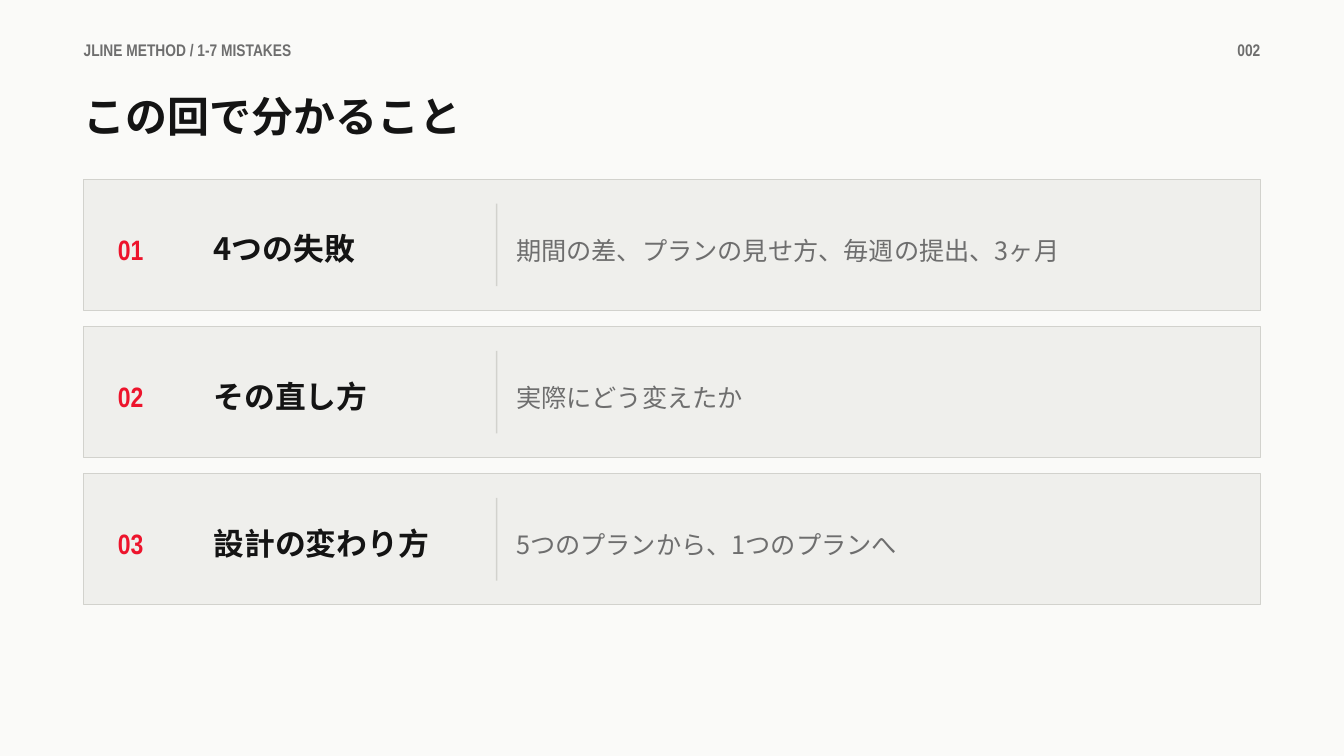
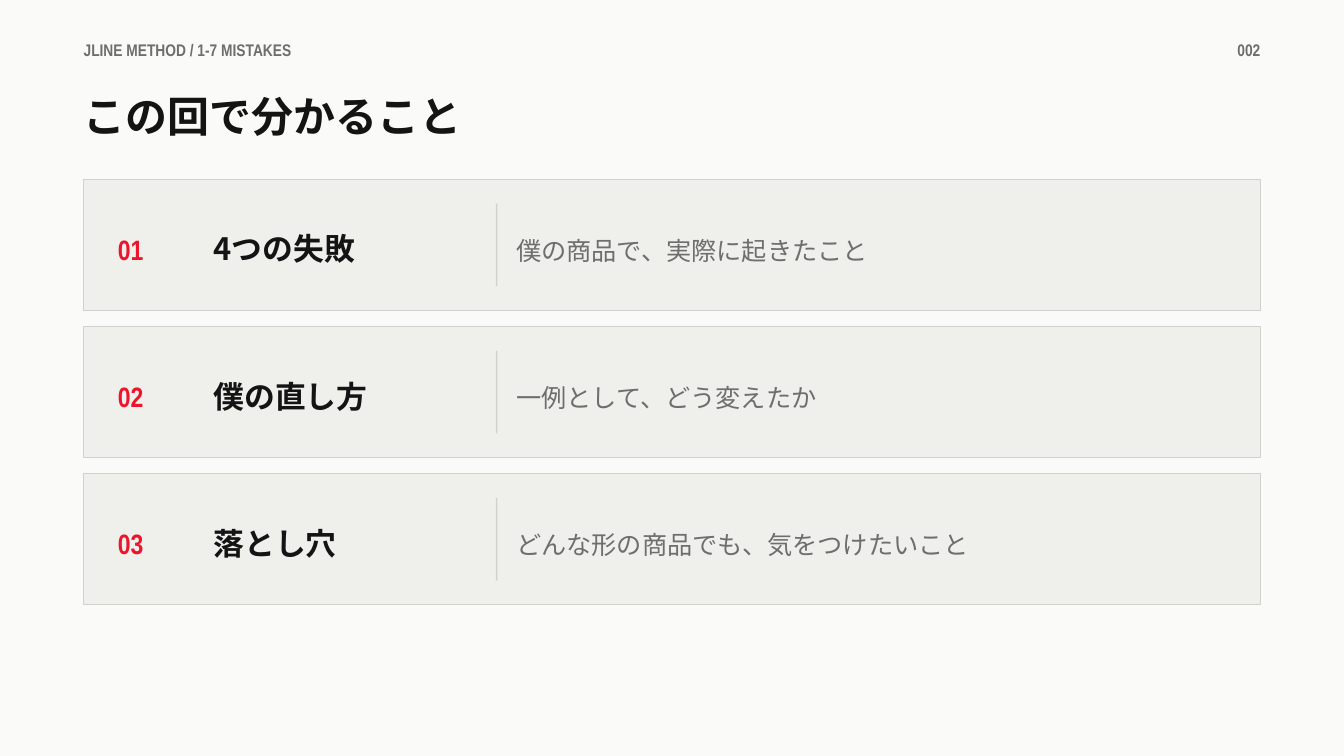
Before and after one commit to takafumisuzuki1117-sys/takafumi_suzuki, a slide deck: slide 2 of JLINEメソッド/教材/1章/1-7_商品設計の失敗例.pptx. Drawn at 1344x756 pixels with LibreOffice and Linux fonts; fonts in the diff are those of the drawing. Boxes give left, top, right and bottom in pixels: in the first picture for what was removed or moved away, otherwise in the second. Text is boxed around its words. In the diff, an @@ line names an element or a change of style, - is before the commit and + after.

```diff
--- a/JLINEメソッド/教材/1章/1-7_商品設計の失敗例.pptx
+++ b/JLINEメソッド/教材/1章/1-7_商品設計の失敗例.pptx
@@ text at bbox=[516, 239, 868, 262]: text changed @@
-期間の差、プランの見せ方、毎週の提出、3ヶ月
+僕の商品で、実際に起きたこと
@@ text at bbox=[214, 381, 368, 411]: text changed @@
-その直し方
+僕の直し方
@@ text at bbox=[516, 386, 816, 409]: text changed @@
-実際にどう変えたか
+一例として、どう変えたか
@@ text at bbox=[214, 529, 337, 558]: text changed @@
-設計の変わり方
+落とし穴
@@ text at bbox=[516, 533, 969, 556]: text changed @@
-5つのプランから、1つのプランへ
+どんな形の商品でも、気をつけたいこと
```
Also in this commit, not shown: 8 other slides changed, 27 other files.
